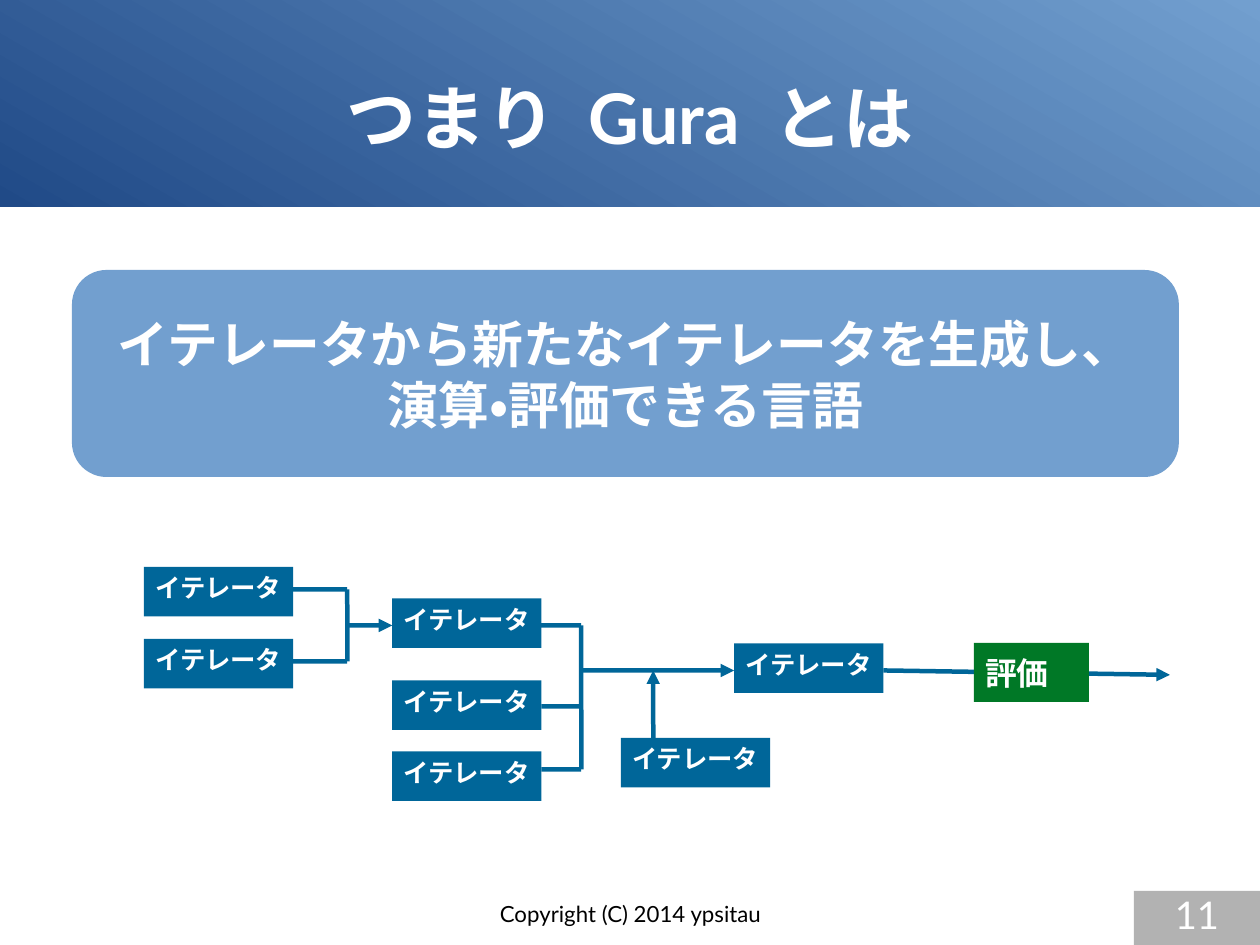
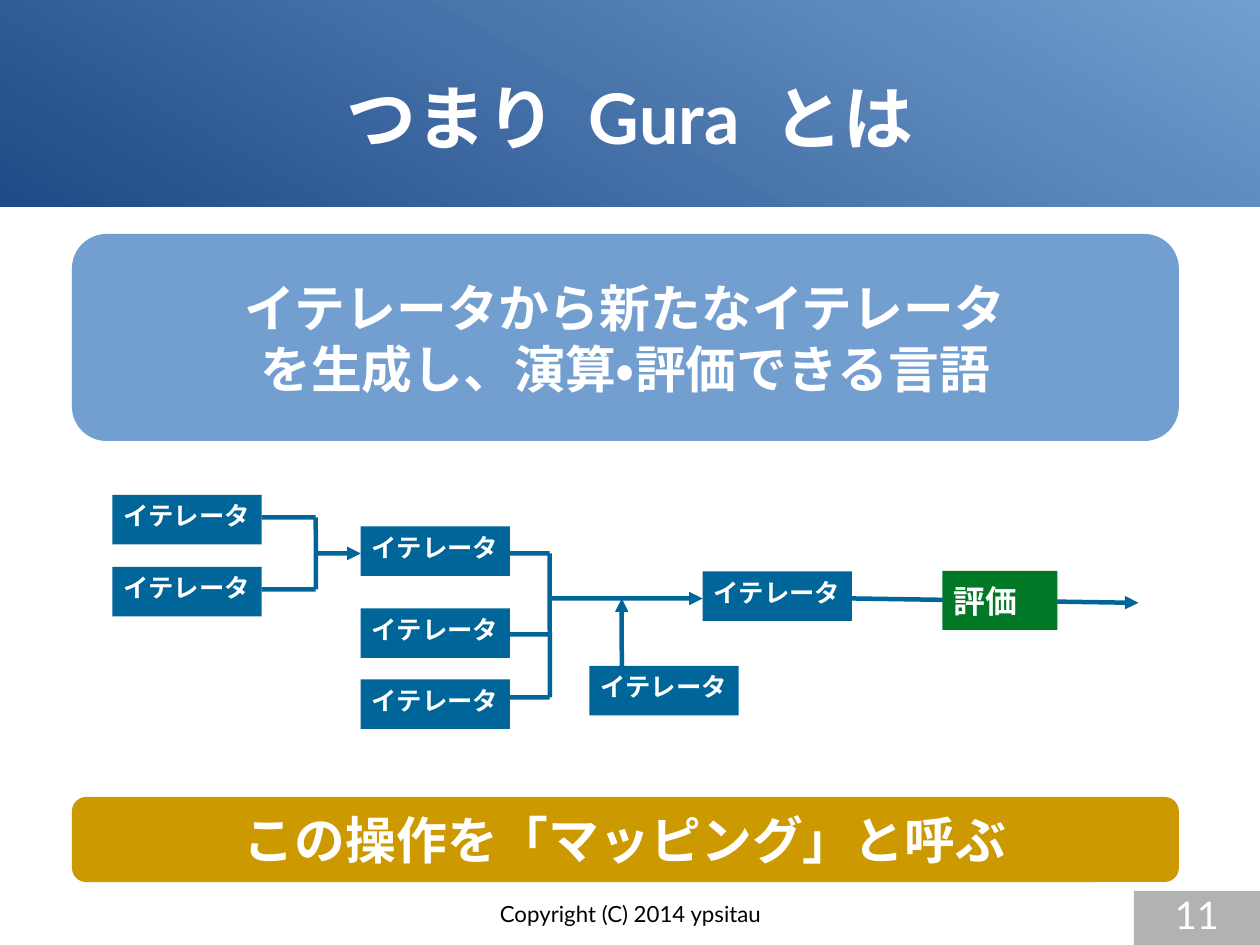
Before and after one commit to gura-lang/gura-doc, a slide deck: slide 11 of presentation/gura-introduction.odp. Drawn at 1260x945 pixels with LibreOffice and Linux fonts; fonts in the diff are those of the drawing. Boxes give left, top, right and bottom in pixels: in the first picture for what was removed or moved away, otherwise in the second. Text is boxed around its words. In the diff, an @@ line names an element or a change of style, - is before the commit and + after.

```diff
--- a/presentation/gura-introduction.odp
+++ b/presentation/gura-introduction.odp
@@ rounded rectangle "イテレータから新たなイテレータ": place and size @@
-rounded rectangle "イテレータから新たなイテレータ" at <box>72,270,1180,477</box>
+rounded rectangle "イテレータから新たなイテレータ" at <box>72,234,1180,441</box>
@@ text in rounded rectangle at <box>245,284,1005,393</box>: spaces changed @@
-イテレータから新たなイテレータを生成し、
-演算・評価できる言語
+イテレータから新たなイテレータ
+を生成し、演算・評価できる言語
@@ 8 rectangles, 7 lines, 4 arrows: place and size @@
-8 rectangles, 7 lines, 4 arrows at <box>144,567,1171,800</box>
+8 rectangles, 7 lines, 4 arrows at <box>112,495,1139,728</box>
@@ rounded rectangle added at <box>72,797,1180,882</box>, fill #CC9900, 32 pt, text #FFFFFF, bold @@
+この操作を「マッピング」と呼ぶ
```
Also in this commit, not shown: 6 other slides changed, 1 slide added.
